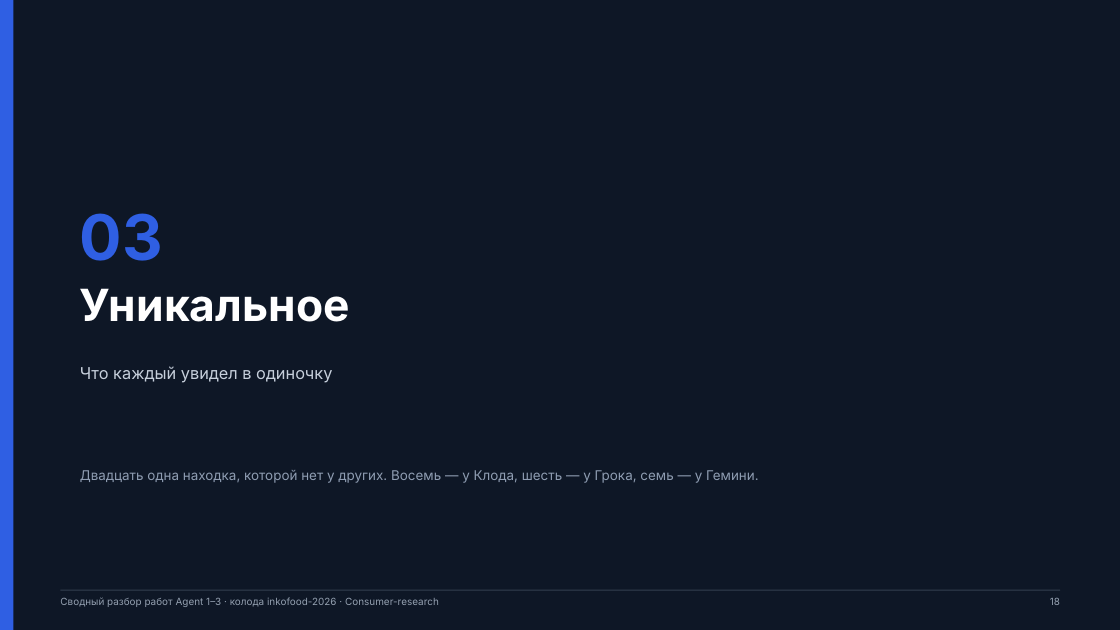
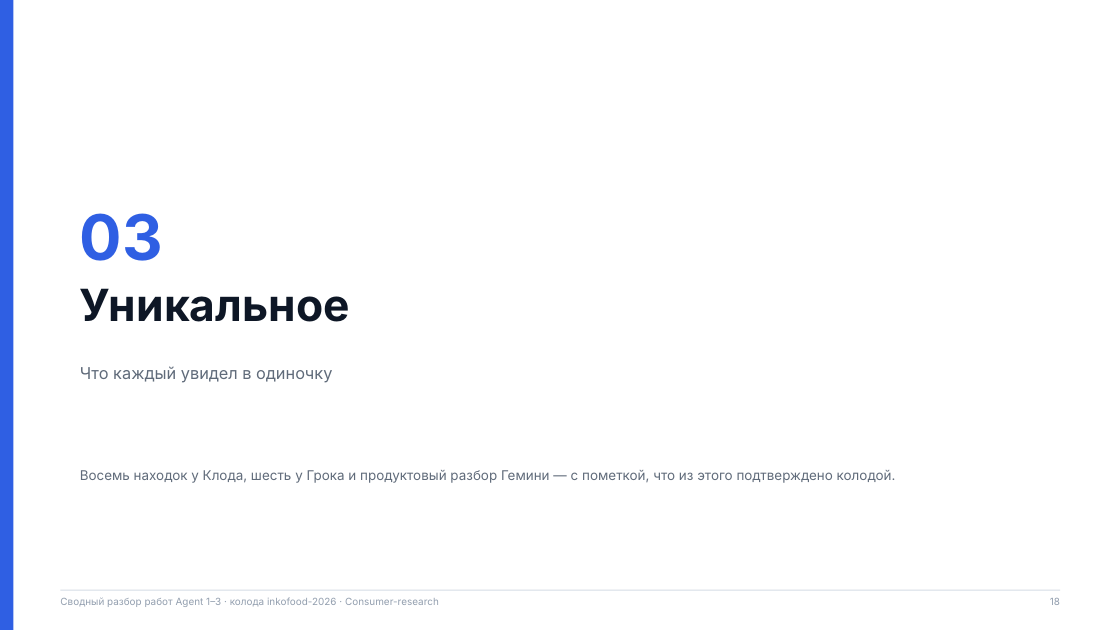
Before and after one commit to Osmosy/Consumer-research, a slide deck: slide 18 of reviews/2026-10-25-inkofood/summary/Inkofood_tri_agent_synthesis_2026.pptx. Drawn at 1120x630 pixels with LibreOffice and Linux fonts; fonts in the diff are those of the drawing. Boxes give left, top, right and bottom in pixels: in the first picture for what was removed or moved away, otherwise in the second. Text is boxed around its words. In the diff, an @@ line names an element or a change of style, - is before the commit and + after.

```diff
--- a/reviews/2026-10-25-inkofood/summary/Inkofood_tri_agent_synthesis_2026.pptx
+++ b/reviews/2026-10-25-inkofood/summary/Inkofood_tri_agent_synthesis_2026.pptx
@@ rectangle removed at bbox=[0, 0, 1120, 630] @@
@@ text "Уникальное" at bbox=[80, 288, 350, 322]: text colour #FFFFFF to #0E1726 @@
@@ text "Что каждый увидел в одиночку" at bbox=[80, 366, 332, 383]: text colour #C6CFDB to #606B7A @@
@@ text at bbox=[80, 470, 896, 483]: text changed; text colour #8F9DB2 to #606B7A @@
-Двадцать одна находка, которой нет у других. Восемь — у Клода, шесть — у Грока, семь — у Гемини.
+Восемь находок у Клода, шесть у Грока и продуктовый разбор Гемини — с пометкой, что из этого подтверждено колодой.
@@ rectangle at bbox=[60, 590, 1060, 591]: fill #333F50 to #D5DCE5 @@
```
Also in this commit, not shown: 4 other slides changed, 2 slides added, 7 other files.
